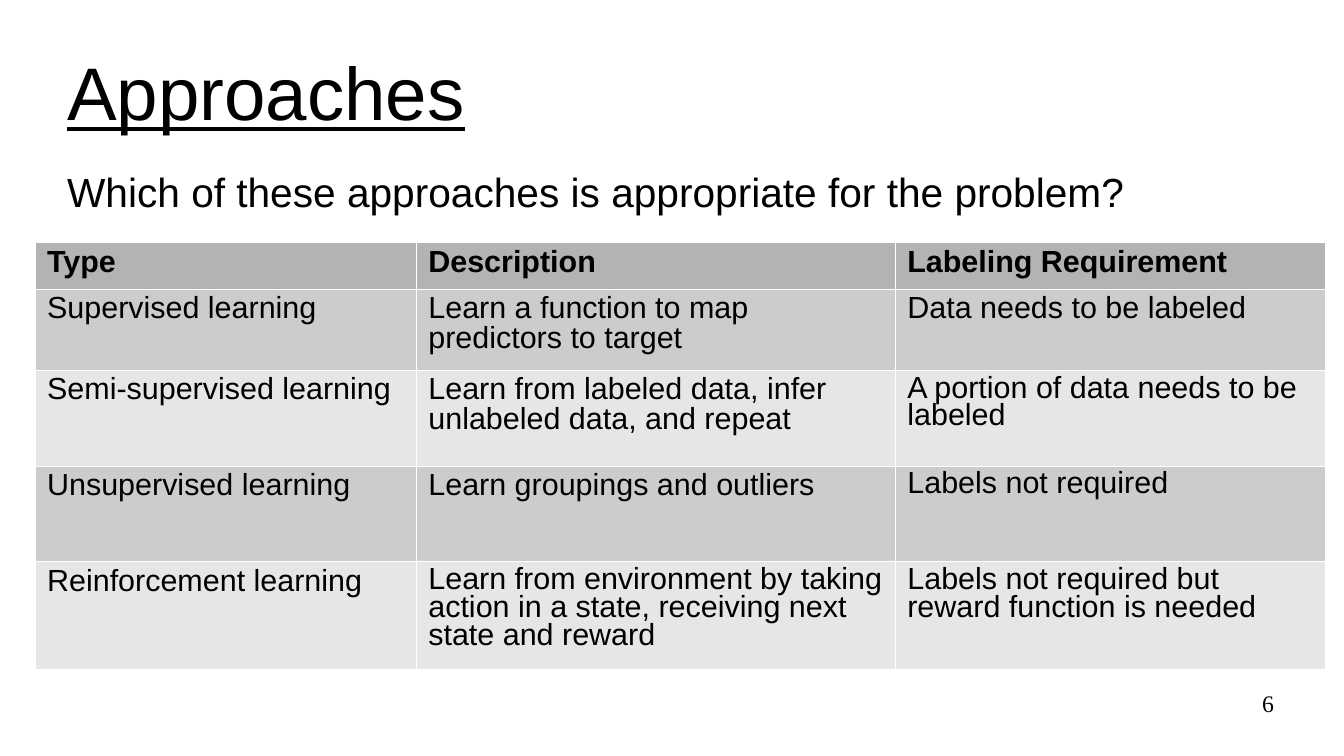
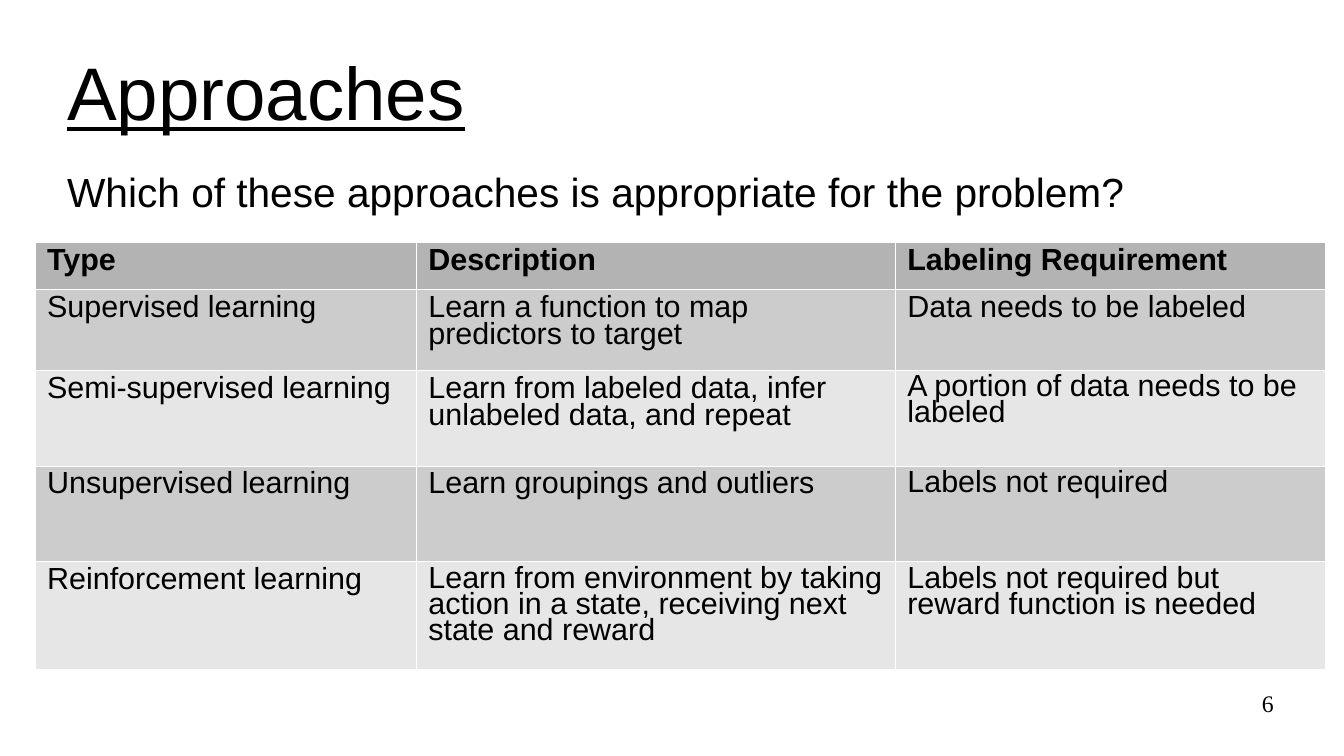
Before and after one commit to UVADS/ds6011, a slide deck: slide 6 of 03_ml_problem_framing.ppt. Drawn at 1344x756 pixels with LibreOffice and Linux fonts; fonts in the diff are those of the drawing. Boxes give left, top, right and bottom in pixels: in the first picture for what was removed or moved away, otherwise in the second. Text is boxed around its words. In the diff, an @@ line names an element or a change of style, - is before the commit and + after.

```diff
--- a/03_ml_problem_framing.ppt
+++ b/03_ml_problem_framing.ppt
@@ table at box(35, 243, 1327, 670) @@
@@ line spacing 0.87 to 0.81 @@
@@ line spacing 0.81 to 0.76 @@
```
Also in this commit, not shown: 6 other slides changed, 4 slides added, 1 slide removed, 1 other file.
